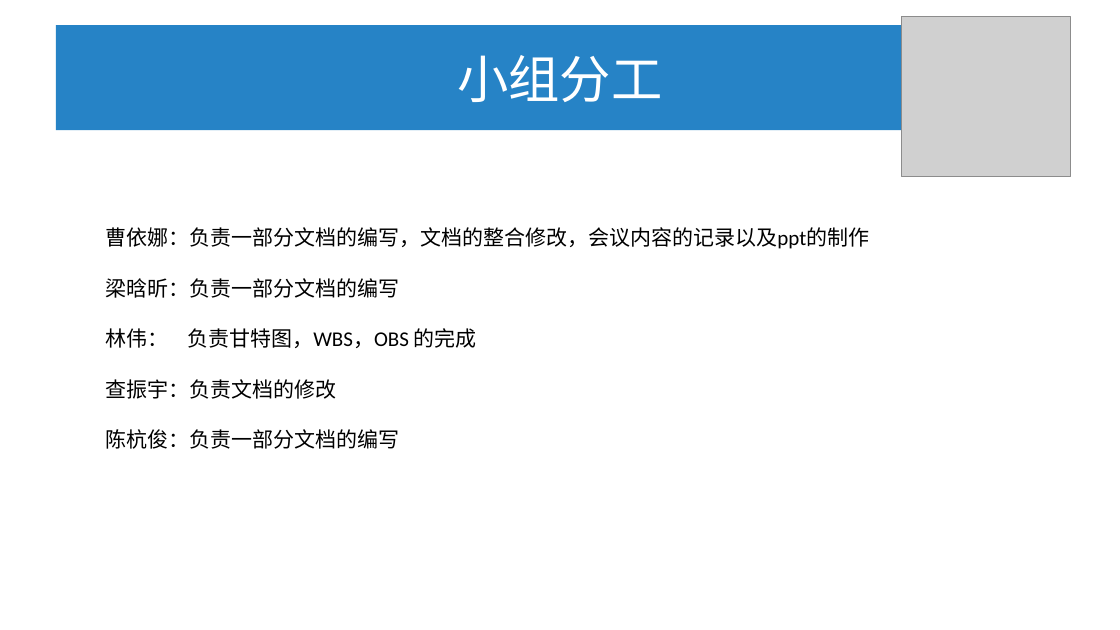
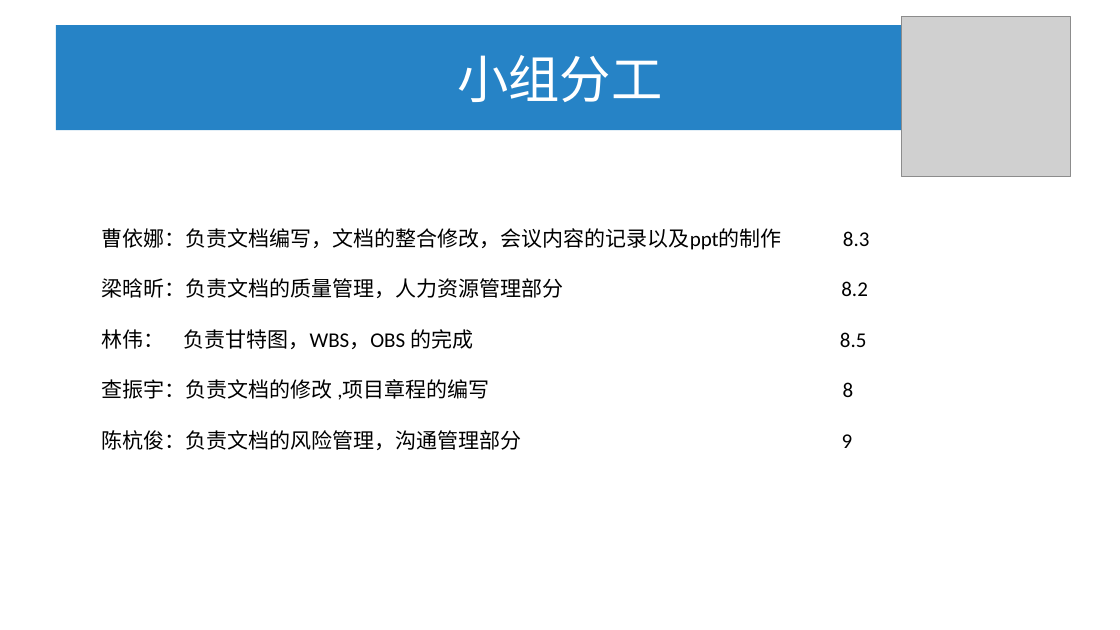
Before and after one commit to LEMONccccc/PRD-G13-Project, a slide deck: slide 31 of PRD2017-G13-项目开发计划.pptx. Drawn at 1120x630 pixels with LibreOffice and Linux fonts; fonts in the diff are those of the drawing; grey boxes stand for pictures. Boxes give left, top, right and bottom in pixels: in the first picture for what was removed or moved away, otherwise in the second. Text is boxed around its words. In the diff, an @@ line names an element or a change of style, - is before the commit and + after.

Commit message:
需求计划ppt

```diff
--- a/PRD2017-G13-项目开发计划.pptx
+++ b/PRD2017-G13-项目开发计划.pptx
@@ text at [102, 228, 870, 450]: text changed @@
-曹依娜：负责一部分文档的编写，文档的整合修改，会议内容的记录以及ppt的制作
-梁晗昕：负责一部分文档的编写
-林伟： 负责甘特图，WBS，OBS 的完成
-查振宇：负责文档的修改
-陈杭俊：负责一部分文档的编写
+曹依娜：负责文档编写，文档的整合修改，会议内容的记录以及ppt的制作 8.3
+梁晗昕：负责文档的质量管理，人力资源管理部分 8.2
+林伟： 负责甘特图，WBS，OBS 的完成 8.5
+查振宇：负责文档的修改 ,项目章程的编写 8
+陈杭俊：负责文档的风险管理，沟通管理部分 9
```
